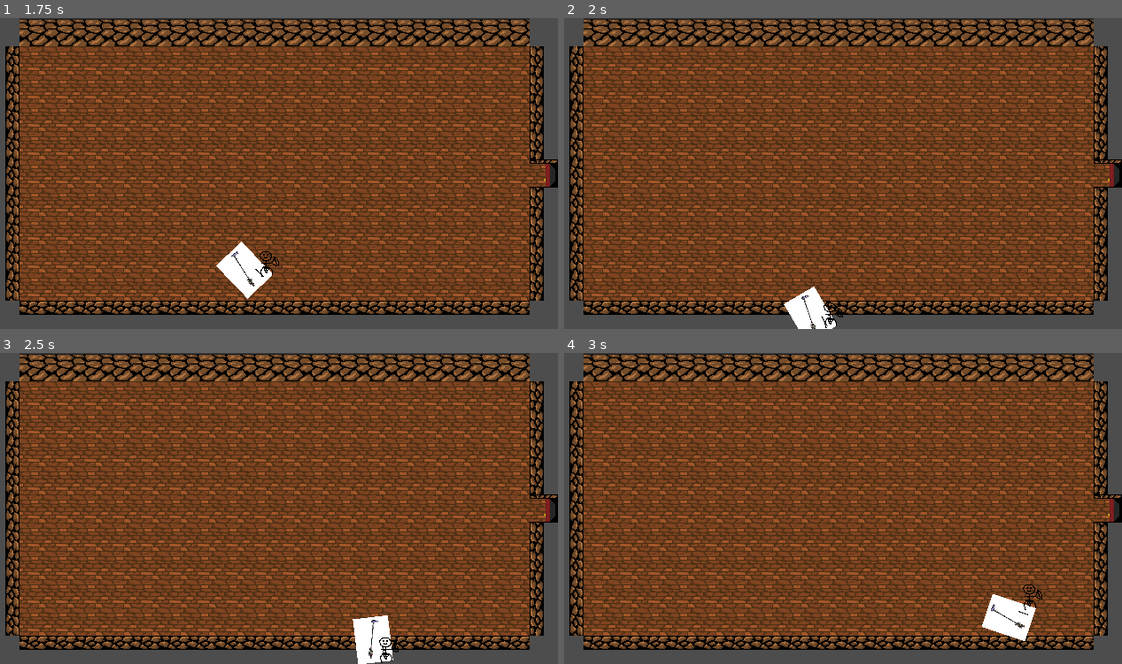
Above: before the commit, frames 1-4 (two rows, left to right).
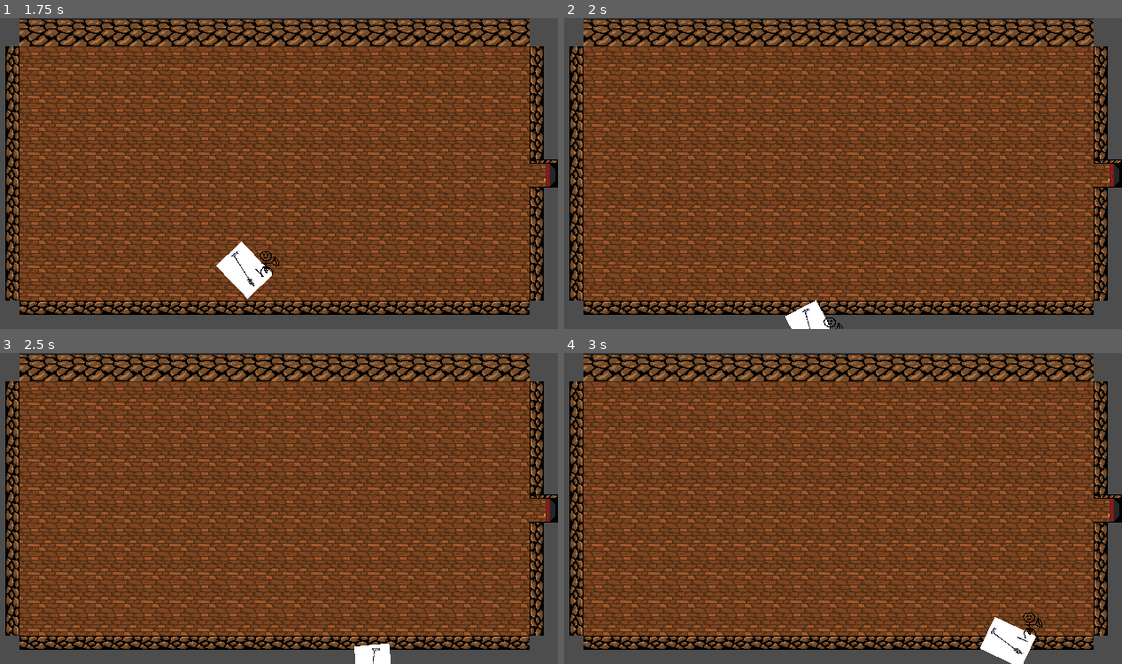
Above: after the commit, the same moments.

Repository: Oatcheese/Ghost-Catchin
Game: Godot game, scene res://Scenes/Main Scene.tscn
Same seed, same stepped clock (60 frames per second), same inputs: the game is played once before the commit and once after it.
Inputs (mouse positions are in pixels of both pictures, inside the frame that each line leads up to):
- Up to frame 1 (1.75 s): tap Enter at 0.5 s; move the mouse to (401, 157) at 0.52 s; hold D (move_right) 0.53-1.28 s; click (401, 157) at 0.67 s; move the mouse to (161, 189) at 1.27 s; hold S (move_down) from 1.28 s (still down)
- Up to frame 2 (2 s): keep holding S (move_down)
- Up to frame 3 (2.5 s): move the mouse to (329, 440) at 2.02 s; release S (move_down) at 2.03 s; hold D (move_right) from 2.03 s (still down)
- Up to frame 4 (3 s): move the mouse to (809, 570) at 2.77 s; release D (move_right) at 2.78 s; hold W (move_up) from 2.78 s (still down); click (809, 570) at 2.92 s

Frame 1 is identical in both runs. In frame 2, 0.5% of the frame differs, in the area x 39-50%, y 86-100%; in frame 3, 0.7%; in frame 4, 1.5%, in the area x 74-86%, y 74-100%.

Commit message:
moving walls to rooms

Diff:
--- a/Scenes/Main Scene.tscn
+++ b/Scenes/Main Scene.tscn
@@ -6,35 +6,11 @@
 [ext_resource type="Script" uid="uid://cvt1e6g7l6yhh" path="res://Scenes/Vacuum.gd" id="3_v87v2"]
 [ext_resource type="Texture2D" uid="uid://mjb53sl3gii1" path="res://Sprites/6ChdiZE3Y84Kn6L9yY8Wtd.jpg" id="4_pilj3"]
 
-[sub_resource type="RectangleShape2D" id="RectangleShape2D_vgdee"]
-size = Vector2(20, 352)
-
-[sub_resource type="RectangleShape2D" id="RectangleShape2D_u6g2q"]
-size = Vector2(640, 20)
-
 [sub_resource type="RectangleShape2D" id="RectangleShape2D_ysm7c"]
 size = Vector2(32, 32)
 
 [node name="Node2D" type="Node2D" unique_id=38066090]
 script = ExtResource("1_ke1vn")
-
-[node name="Walls" type="StaticBody2D" parent="." unique_id=348545843]
-
-[node name="RightWallCollider" type="CollisionShape2D" parent="Walls" unique_id=92201066]
-position = Vector2(650, 176)
-shape = SubResource("RectangleShape2D_vgdee")
-
-[node name="LeftWallCollider" type="CollisionShape2D" parent="Walls" unique_id=1976329510]
-position = Vector2(-10, 176)
-shape = SubResource("RectangleShape2D_vgdee")
-
-[node name="TopWallCollider" type="CollisionShape2D" parent="Walls" unique_id=916034142]
-position = Vector2(320, -10)
-shape = SubResource("RectangleShape2D_u6g2q")
-
-[node name="BottomWallCollider" type="CollisionShape2D" parent="Walls" unique_id=1666285319]
-position = Vector2(320, 362)
-shape = SubResource("RectangleShape2D_u6g2q")
 
 [node name="RoomContainer" type="Node2D" parent="." unique_id=580736625]
 
--- a/Scenes/Room2.tscn
+++ b/Scenes/Room2.tscn
@@ -34,17 +34,48 @@
 sources/0 = SubResource("TileSetAtlasSource_mdbp1")
 sources/1 = SubResource("TileSetAtlasSource_we5c8")
 
+[sub_resource type="RectangleShape2D" id="RectangleShape2D_vgdee"]
+size = Vector2(576, 32)
+
+[sub_resource type="RectangleShape2D" id="RectangleShape2D_u6g2q"]
+size = Vector2(32, 128)
+
+[sub_resource type="RectangleShape2D" id="RectangleShape2D_u5puh"]
+size = Vector2(32, 288)
+
 [sub_resource type="RectangleShape2D" id="RectangleShape2D_a35do"]
 size = Vector2(32, 32)
 
 [node name="Room2" type="Node2D" unique_id=329816156]
 
 [node name="SpawnPoint" type="Marker2D" parent="." unique_id=1924532586]
-position = Vector2(350, 153)
+position = Vector2(425, 98)
 
 [node name="FloorTiles" type="TileMapLayer" parent="." unique_id=1677860240]
 tile_map_data = PackedByteArray("AAAAAAEAAQAAAAAAABAAAAIAAQAAAAAAABAAAAMAAQAAAAAAABAAAAQAAQAAAAAAABAAAAUABgAAAAAAAAAAAA …(3376 unchanged characters)…
 tile_set = SubResource("TileSet_7bevr")
+
+[node name="StaticBody2D" type="StaticBody2D" parent="." unique_id=822178724]
+
+[node name="FloorWall" type="CollisionShape2D" parent="StaticBody2D" unique_id=1885724021]
+position = Vector2(320, 336)
+shape = SubResource("RectangleShape2D_vgdee")
+
+[node name="RoofWall" type="CollisionShape2D" parent="StaticBody2D" unique_id=1473994323]
+position = Vector2(320, 16.3125)
+shape = SubResource("RectangleShape2D_vgdee")
+
+[node name="LeftWall1" type="CollisionShape2D" parent="StaticBody2D" unique_id=2127648985]
+position = Vector2(16, 96)
+shape = SubResource("RectangleShape2D_u6g2q")
+
+[node name="LeftWall2" type="CollisionShape2D" parent="StaticBody2D" unique_id=1655127308]
+position = Vector2(16, 256)
+shape = SubResource("RectangleShape2D_u6g2q")
+
+[node name="RightWall" type="CollisionShape2D" parent="StaticBody2D" unique_id=650898734]
+position = Vector2(624, 176)
+shape = SubResource("RectangleShape2D_u5puh")
 
 [node name="Door" type="Area2D" parent="." unique_id=1758795203]
 position = Vector2(-79, 113)
